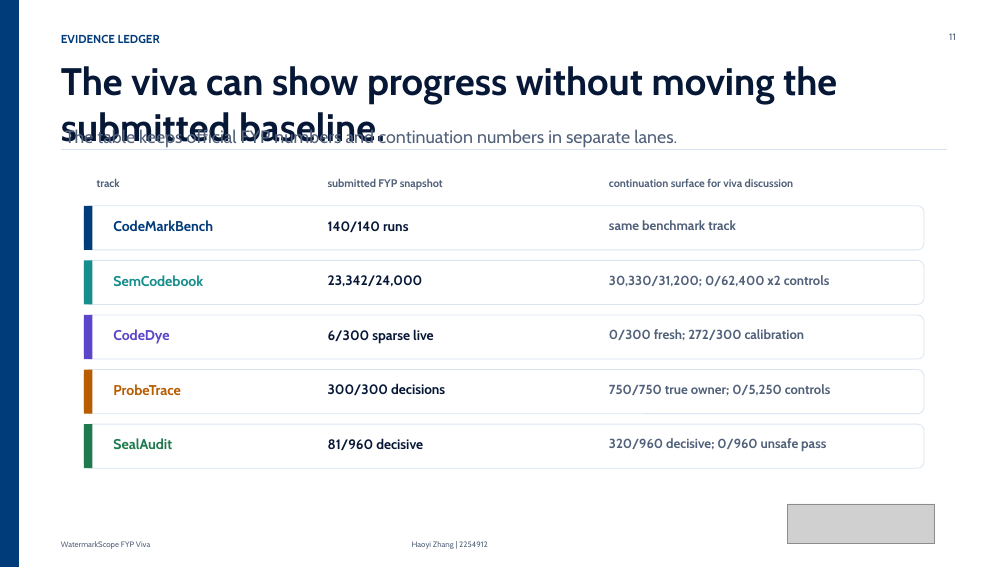
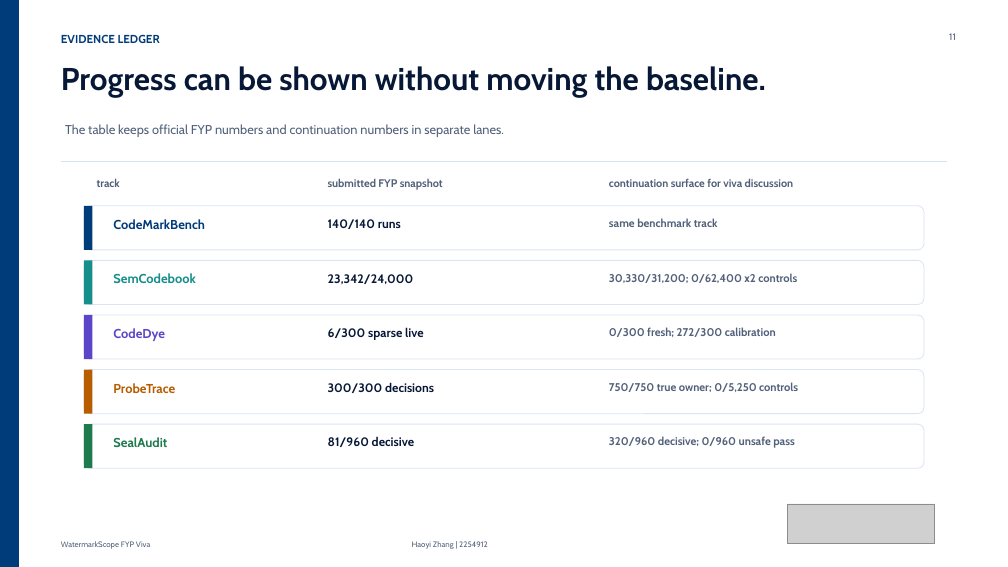
Before and after one commit to Haoyi-Zhang/WatermarkScope, a slide deck: slide 11 of docs/WatermarkScope_FYP_Viva.pptx. Drawn at 1008x567 pixels with LibreOffice and Linux fonts; fonts in the diff are those of the drawing; grey boxes stand for pictures. Boxes give left, top, right and bottom in pixels: in the first picture for what was removed or moved away, otherwise in the second. Text is boxed around its words. In the diff, an @@ line names an element or a change of style, - is before the commit and + after.

Commit message:
Fix viva deck slide alignment

```diff
--- a/docs/WatermarkScope_FYP_Viva.pptx
+++ b/docs/WatermarkScope_FYP_Viva.pptx
@@ text at <box>61,66,766,97</box>: text changed; size 36.5 to 30 pt @@
-The viva can show progress without moving the submitted baseline.
+Progress can be shown without moving the baseline.
@@ text "The table keeps official FYP ..." at <box>65,124,504,137</box>: size 17 to 12.2 pt @@
@@ line moved from (61, 149) - (948, 149) to (61, 162) - (948, 162) @@
@@ size 13.5 to 12.3 pt in 5 elements at <box>113,383,175,393</box>, <box>113,437,167,447</box>, <box>113,328,165,341</box>, <box>113,219,205,229</box>, <box>113,273,196,283</box> @@
@@ size 13 to 11.7 pt in 5 elements at <box>328,382,434,393</box>, <box>328,436,414,447</box>, <box>328,327,424,340</box>, <box>328,219,401,229</box>, <box>328,274,414,284</box> @@
@@ size 12.5 to 10.7 pt in 5 elements at <box>609,382,798,392</box>, <box>609,436,794,448</box>, <box>609,327,776,337</box>, <box>609,218,718,227</box>, <box>609,273,797,283</box> @@
```
Also in this commit, not shown: 14 other slides changed.
